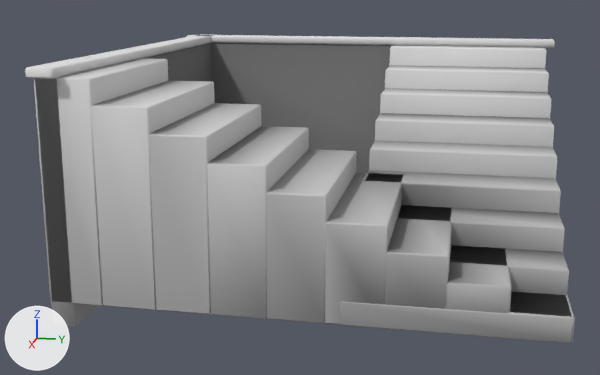
The glTF model assets/models/jodhpur/structures/stepwell_corner.glb, before and after one commit.
Camera for both pictures: a camera (50 mm lens) standing at (11.61, 1.78, 4.02) and looking at (0.2, -0.51, 1.17). The axes (+X, +Y, +Z) are drawn at lower left. The lights are the same throughout. The first picture is the older version. Vertices at exactly the same position are counted once.

Before the edit, the objects in view are built like this:
```python
me_well_stone_001 = bpy.data.meshes.new('Well_Stone.001')
me_well_stone_001.from_pydata(...)  # 524 vertices, 967 faces; spans x -3.15..3.15, y -3.15..3.15, z 0.0..3.12
me_well_stone_001.materials.append(mat_paletteatlas)
ob_well_stone = bpy.data.objects.new('Well_Stone', me_well_stone_001)
ob_well_stone.location = (0.0, 0.0, 0.0)
```
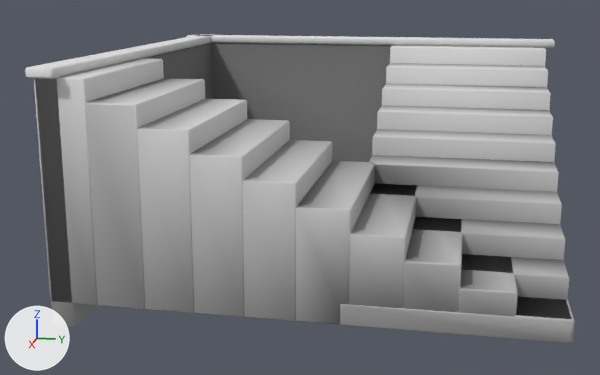
Where the change shows, as pixel boxes (x1, y1, x2, y2) in the pictures (600 x 375 px; the box of a moved part takes in the faces that stretch with it):
part 1 of me_well_stone_001, moved or reshaped
    before: (450, 245, 569, 295)
    after: (461, 255, 569, 300)
part 2 of me_well_stone_001, moved or reshaped
    before: (398, 205, 565, 253)
    after: (413, 217, 565, 261)
part 3 of me_well_stone_001, moved or reshaped
    before: (365, 170, 561, 214)
    after: (370, 183, 562, 225)
part 4 of me_well_stone_001, moved or reshaped
    before: (369, 140, 557, 179)
    after: (369, 155, 559, 192)
part 5 of me_well_stone_001, moved or reshaped
    before: (375, 113, 554, 148)
    after: (372, 129, 556, 163)
part 6 of me_well_stone_001, moved or reshaped
    before: (380, 88, 552, 119)
    after: (377, 105, 553, 136)
part 7 of me_well_stone_001, moved or reshaped
    before: (385, 65, 549, 93)
    after: (382, 83, 551, 110)
part 8 of me_well_stone_001, moved or reshaped
    before: (446, 245, 512, 313)
    after: (458, 254, 518, 317)
part 9 of me_well_stone_001, moved or reshaped
    before: (385, 205, 452, 309)
    after: (403, 217, 463, 312)
part 10 of me_well_stone_001, moved or reshaped
    before: (325, 172, 404, 325)
    after: (349, 183, 417, 308)
part 11 of me_well_stone_001, moved or reshaped
    before: (266, 149, 357, 324)
    after: (295, 161, 375, 325)
part 12 of me_well_stone_001, moved or reshaped
    before: (207, 126, 309, 319)
    after: (242, 140, 332, 321)
part 13 of me_well_stone_001, moved or reshaped
    before: (148, 103, 261, 315)
    after: (189, 119, 290, 317)
part 14 of me_well_stone_001, moved or reshaped
    before: (91, 81, 215, 310)
    after: (137, 99, 247, 313)
part 15 of me_well_stone_001, added
    after: (85, 78, 205, 309)
part 16 of me_well_stone_001, added
    after: (386, 63, 548, 88)
part 17 of me_well_stone_001, moved or reshaped
    before: (340, 291, 575, 342)
    after: (340, 296, 575, 342)
part 18 of me_well_stone_001, moved or reshaped
    before: (389, 45, 547, 68)
    after: (390, 45, 546, 66)
part 19 of me_well_stone_001, moved or reshaped
    before: (34, 58, 168, 306)
    after: (34, 58, 164, 306)

Diff of the bpy script that builds the scene:
```diff
--- a/assets/models/jodhpur/structures/stepwell_corner.glb.py
+++ b/assets/models/jodhpur/structures/stepwell_corner.glb.py
@@ me_well_stone_001 @@
-me_well_stone_001.from_pydata(...)  # 524 vertices, 967 faces; spans x -3.15..3.15, y -3.15..3.15, z 0.0..3.12
+me_well_stone_001.from_pydata(...)  # 572 vertices, 1055 faces; spans x -3.15..3.15, y -3.15..3.15, z 0.0..3.12
+# me_well_stone_001 part 1: the loose piece of 24 vertices spanning x 1.66..2.34, y 0.5..3.0, z 0.3..0.9 is scaled about its middle by (0.899, 1, 0.895), then moved by (0.1, 0.0, -0.03)
+# me_well_stone_001 part 2: the loose piece of 24 vertices spanning x 0.99..1.68, y 0.5..3.0, z 0.3..1.2 is scaled about its middle by (0.899, 1, 0.897), then moved by (0.17, 0.0, -0.05)
+# me_well_stone_001 part 3: the loose piece of 24 vertices spanning x 0.32..1.01, y 0.5..3.0, z 0.3..1.5 is scaled about its middle by (0.899, 1, 0.898), then moved by (0.23, 0.0, -0.06)
+# me_well_stone_001 part 4: the loose piece of 24 vertices spanning x -0.34..0.34, y 0.5..3.0, z 0.3..1.8 is scaled about its middle by (0.899, 1, 0.898), then moved by (0.3, 0.0, -0.07)
+# me_well_stone_001 part 5: the loose piece of 24 vertices spanning x -1.01..-0.32, y 0.5..3.0, z 0.3..2.1 is scaled about its middle by (0.899, 1, 0.899), then moved by (0.37, 0.0, -0.09)
+# me_well_stone_001 part 6: the loose piece of 24 vertices spanning x -1.68..-0.99, y 0.5..3.0, z 0.3..2.4 is scaled about its middle by (0.899, 1, 0.899), then moved by (0.43, 0.0, -0.11)
+# me_well_stone_001 part 7: the loose piece of 24 vertices spanning x -2.34..-1.66, y 0.5..3.0, z 0.3..2.7 is scaled about its middle by (0.899, 1, 0.899), then moved by (0.5, 0.0, -0.12)
+# me_well_stone_001 part 8: the loose piece of 24 vertices spanning x 0.5..3.0, y 1.66..2.34, z 0.3..0.9 is scaled about its middle by (1, 0.899, 0.895), then moved by (0.0, 0.1, -0.03)
+# me_well_stone_001 part 9: the loose piece of 24 vertices spanning x 0.5..3.0, y 0.99..1.68, z 0.3..1.2 is scaled about its middle by (1, 0.899, 0.897), then moved by (0.0, 0.17, -0.05)
+# me_well_stone_001 part 10: the loose piece of 24 vertices spanning x 0.5..3.0, y 0.32..1.01, z 0.3..1.5 is scaled about its middle by (1, 0.899, 0.898), then moved by (0.0, 0.23, -0.06)
+# me_well_stone_001 part 11: the loose piece of 24 vertices spanning x 0.5..3.0, y -0.34..0.34, z 0.3..1.8 is scaled about its middle by (1, 0.899, 0.898), then moved by (0.0, 0.3, -0.07)
+# me_well_stone_001 part 12: the loose piece of 24 vertices spanning x 0.5..3.0, y -1.01..-0.32, z 0.3..2.1 is scaled about its middle by (1, 0.899, 0.899), then moved by (0.0, 0.37, -0.09)
+# me_well_stone_001 part 13: the loose piece of 24 vertices spanning x 0.5..3.0, y -1.68..-0.99, z 0.3..2.4 is scaled about its middle by (1, 0.899, 0.899), then moved by (0.0, 0.43, -0.11)
+# me_well_stone_001 part 14: the loose piece of 24 vertices spanning x 0.5..3.0, y -2.34..-1.66, z 0.3..2.7 is scaled about its middle by (1, 0.899, 0.899), then moved by (0.0, 0.5, -0.12)
+# me_well_stone_001 part 15: the loose piece of 24 vertices spanning x 0.5..3.0, y -2.34..-1.66, z 0.3..2.7 is copied, and the copy is scaled about its middle by (1, 0.899, 1.01), then moved by (0.0, -0.1, 0.01); it spans x 0.5..3.0, y -2.41..-1.79, z 0.3..2.73
+# me_well_stone_001 part 16: a new loose piece of 24 vertices spanning x -2.41..-1.79, y 0.5..3.0, z 0.3..2.73, in mat_paletteatlas
+# me_well_stone_001 part 17: 36 vertices removed from x 0.5..3.01, y 0.5..3.01, z 0.3..0.6; 36 vertices added at x 0.5..3.01, y 0.5..3.01, z 0.3..0.57
+# me_well_stone_001 part 18: 12 vertices removed from x -2.34..-2.32, y 0.5..3.0, z 0.3..3.0; 12 vertices added at x -2.41..-2.39, y 0.5..3.0, z 0.3..3.0
+# me_well_stone_001 part 19: 12 vertices removed from x 0.5..3.0, y -2.34..-2.32, z 0.3..3.0; 12 vertices added at x 0.5..3.0, y -2.41..-2.39, z 0.3..3.0
 me_well_stone_001.materials.append(mat_paletteatlas)
```
